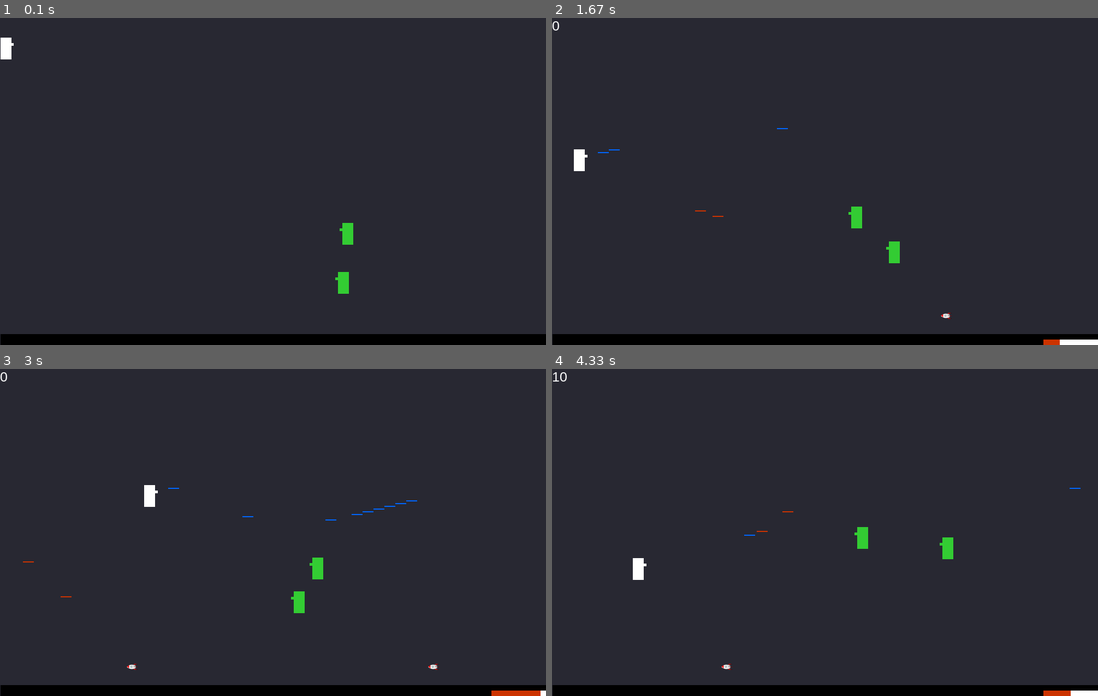
Above: before the commit, frames 1-4 (two rows, left to right).
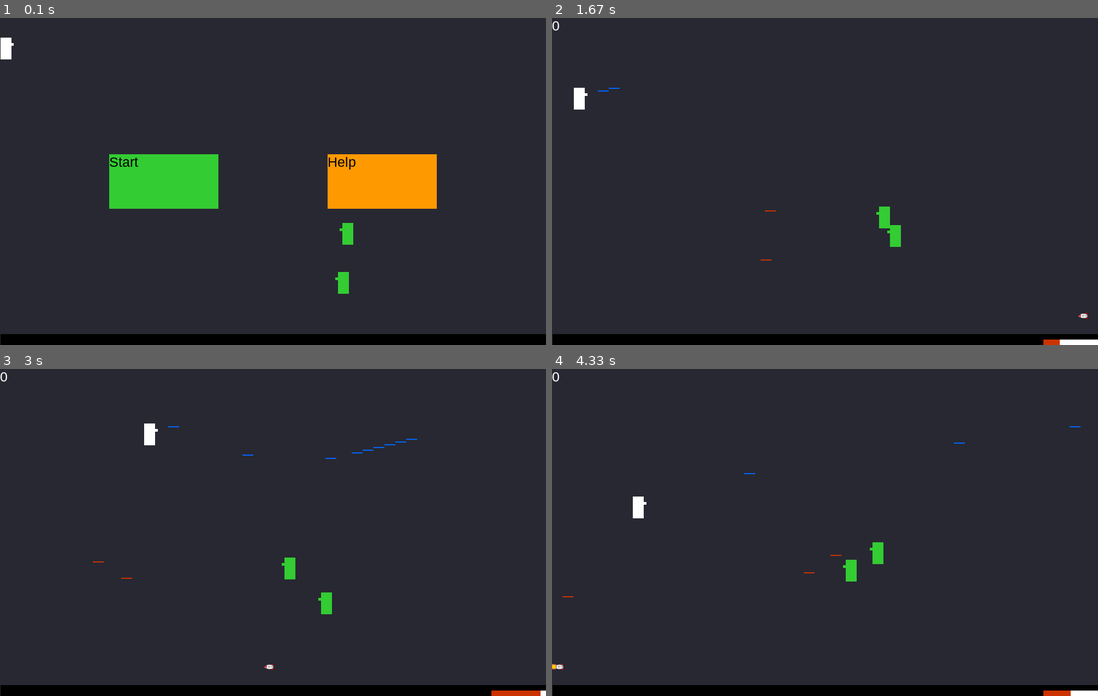
Above: after the commit, the same moments.

Repository: zwang20/SimpleShooter
Game: pygame game, started from simple_shooter.py
The game is run twice, just before and just after one commit, with the same random seed, the same clock (stepped at 60 frames per second) and the same inputs.
Inputs (mouse positions are in pixels of both pictures, inside the frame that each line leads up to):
- Up to frame 1 (0.1 s): no input
- Up to frame 2 (1.67 s): click (934, 181) at 0.38 s, where only the run after the commit has a clickable "Help"; tap Space at 0.83 s; click (715, 181) at 1.22 s; hold Space from 1.5 s (still down); hold D from 1.5 s (still down); move the mouse to (1027, 295) at 1.53 s
- Up to frame 3 (3 s): release Space at 1.97 s; release D at 1.97 s; hold D 2-2.47 s; tap Space at 2.07, 2.37, 2.57, 2.9 s; hold W 2.5-2.8 s; hold D from 2.83 s (still down)
- Up to frame 4 (4.33 s): tap Space at 3.2, 3.4, 3.7, 3.97, 4.3 s; release D at 3.3 s; hold A 3.33-3.87 s; hold S 3.9-4.2 s; hold A from 4.23 s (still down)

The runs differ from the first frame. In frame 1, 6.7% of the frame differs, in the area x 20-80%, y 41-59%; in frame 2, 0.9%; in frame 3, 1.0%; in frame 4, 1.0%.

Commit message:
Interactive start

Diff:
--- a/simple_shooter.py
+++ b/simple_shooter.py
@@ -374,13 +374,14 @@
 
 
 def ss_init():
+    timer = 0
     global player
-    sge_clear()
-    sge_print(
-        game_display,
-        'A 2D shooting game consists of basic geometric shapes.')
+    # sge_clear()
+    # sge_print(
+    #     game_display,
+    #     'A 2D shooting game consists of basic geometric shapes.')
     # TODO: complete this description
-    game_display.blit(init_img, (0, 0))
+    # game_display.blit(init_img, (0, 0))
     ss_initial = True
     player = Player()
     player.chdir()
@@ -395,6 +396,25 @@
                     ss_initial = False
 
         game_display.fill(grey)
+        sge_rect(x=600, y=250, width=200, height=100, colour=orange)
+        sge_rect(x=200, y=250, width=200, height=100, colour=green)
+        sge_print(string='Start', x=200, y=250)
+        sge_print(string='Help', x=600, y=250)
+        mouse_pos = pygame.mouse.get_pos()
+        while 600<mouse_pos[0]<800 and 250<mouse_pos[1]<350:
+            mouse_pos = pygame.mouse.get_pos()
+            game_display.blit(init_img, (0, 0))
+            for event in pygame.event.get():
+                if event.type == pygame.KEYDOWN:
+                    if event.key == pygame.K_q:
+                        pygame.display.quit()
+                        pygame.quit()
+                        quit()
+                    elif event.key == pygame.K_SPACE:
+                        ss_initial = False
+            pygame.display.update()
+        if 200<mouse_pos[0]<400 and 250<mouse_pos[1]<350:
+            ss_initial=False
         sge_rect(game_display, 0, display_height - ground_height,
                  display_width, ground_height, black)
         smart_spawn()
@@ -407,11 +427,15 @@
             bullet.display()
         for bullet in Bullet.good + Bullet.bad:
             bullet.move()
+        if timer >= 20:
+            sge_print(string='A 2D shooting game consists of basic geometric shapes.', colour=white)
+            sge_print(string='Made by Michael with assistance form Edward', y=30, colour=white)
         player.display()
         player.aimove()
 
 
         pygame.display.update()
+        timer += 1
 
 
 def ss_settings():
